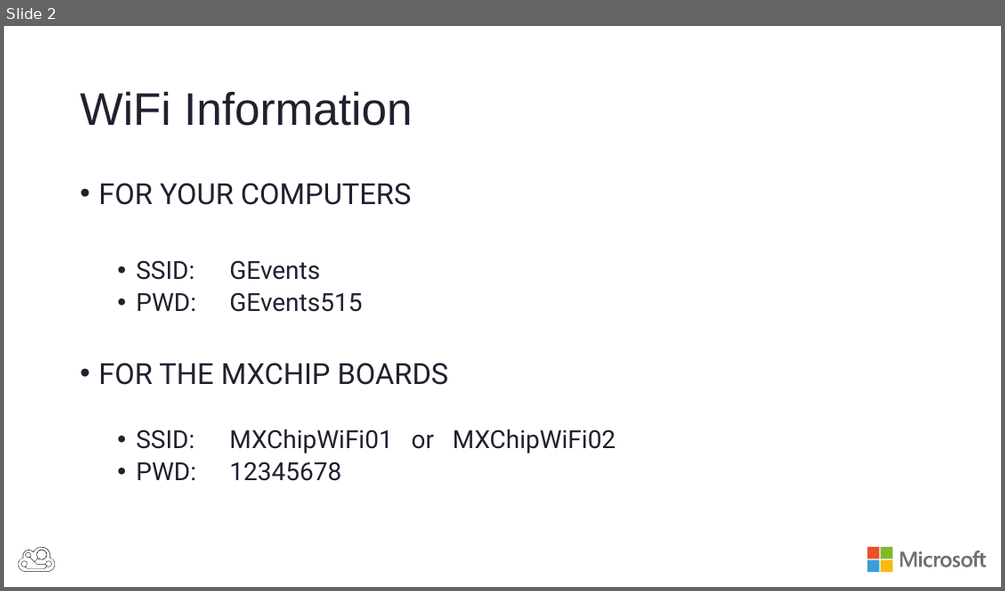
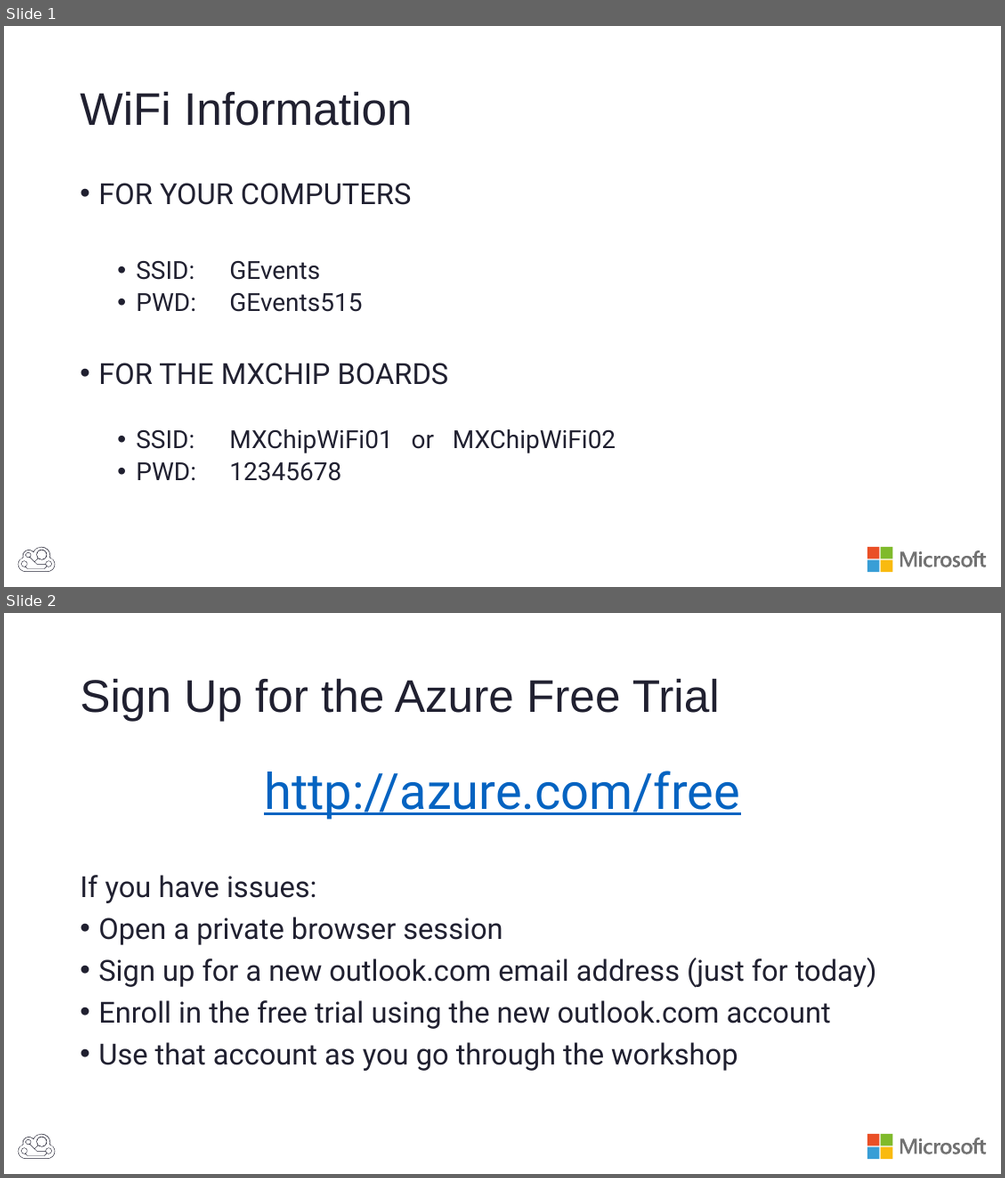
Before and after one commit to BretStateham/FlySimExpress, a slide deck: Slides/FlySimExpress.pptx. Shown one above the other, each under a label of ours: slide 2 before the commit, slides 1 and 2 after it. The pictures are 1005x591 and 1005x1178 pixels, drawn with LibreOffice and Linux fonts; fonts in the diff are those of the drawing. Boxes give left, top, right and bottom in pixels: in the first picture for what was removed or moved away, otherwise in the second. Text is boxed around its words. In the diff, an @@ line names an element or a change of style, - is before the commit and + after.

```diff
--- a/Slides/FlySimExpress.pptx
+++ b/Slides/FlySimExpress.pptx
@@ slide 2 added at <box>4,613,1001,1174</box>, background #FFFFFF; not listed: 6 template elements that a slide beside it also shows @@
@@ title added at <box>80,678,720,721</box>, 44 pt, text #202030 @@
+Sign Up for the Azure Free Trial
@@ text added at <box>80,771,877,1070</box>, 28 pt, text #202030 @@
+http://azure.com/free
+If you have issues:
+• Open a private browser session
+• Sign up for a new outlook.com email address (just for today)
+• Enroll in the free trial using the new outlook.com account
+• Use that account as you go through the workshop
@@ what was slide 2 is now slide 1 @@
```
Also in this commit, not shown: 1 slide removed, 1 other file.
